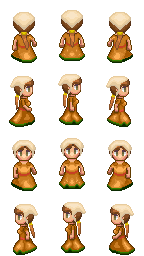
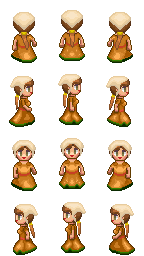
Two versions of the same layered image (144x256). Layer-by-layer changes:
added layer "Warstwa 13" above "nakrycie głowy" over [16, 90, 128, 222]
